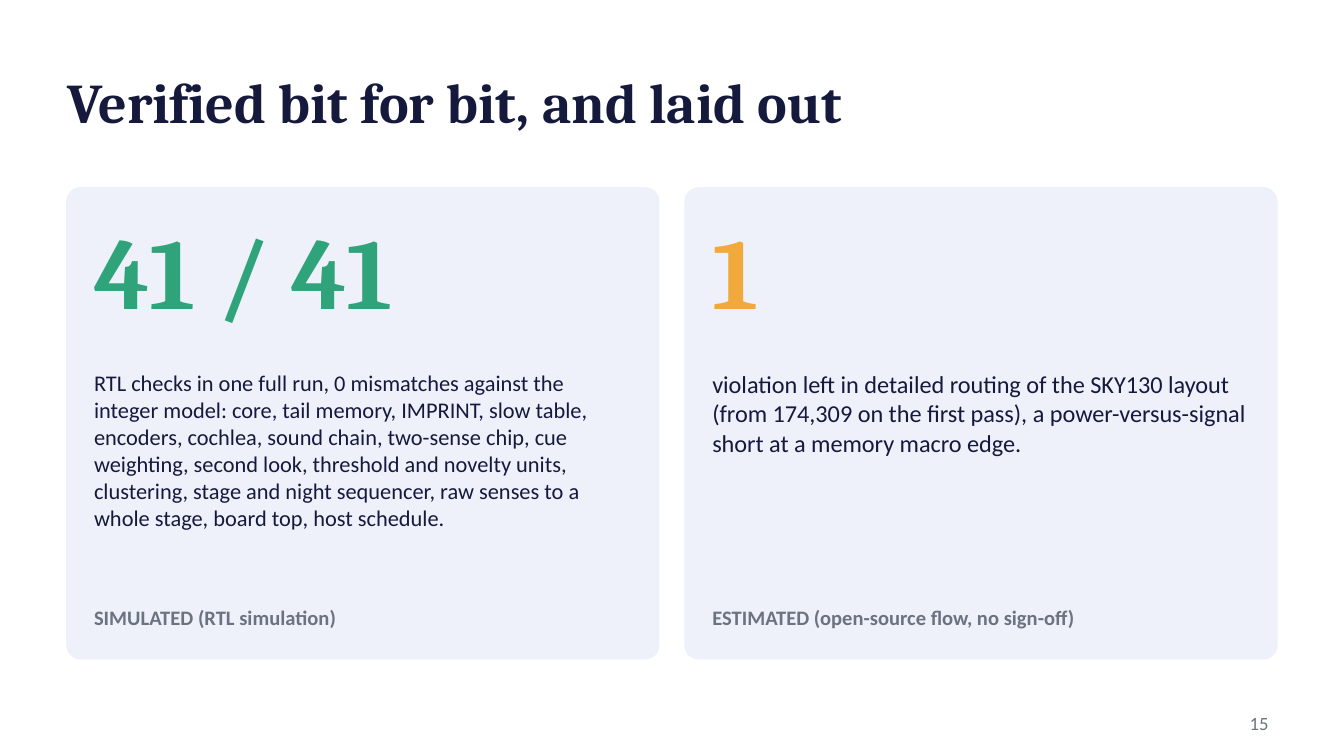
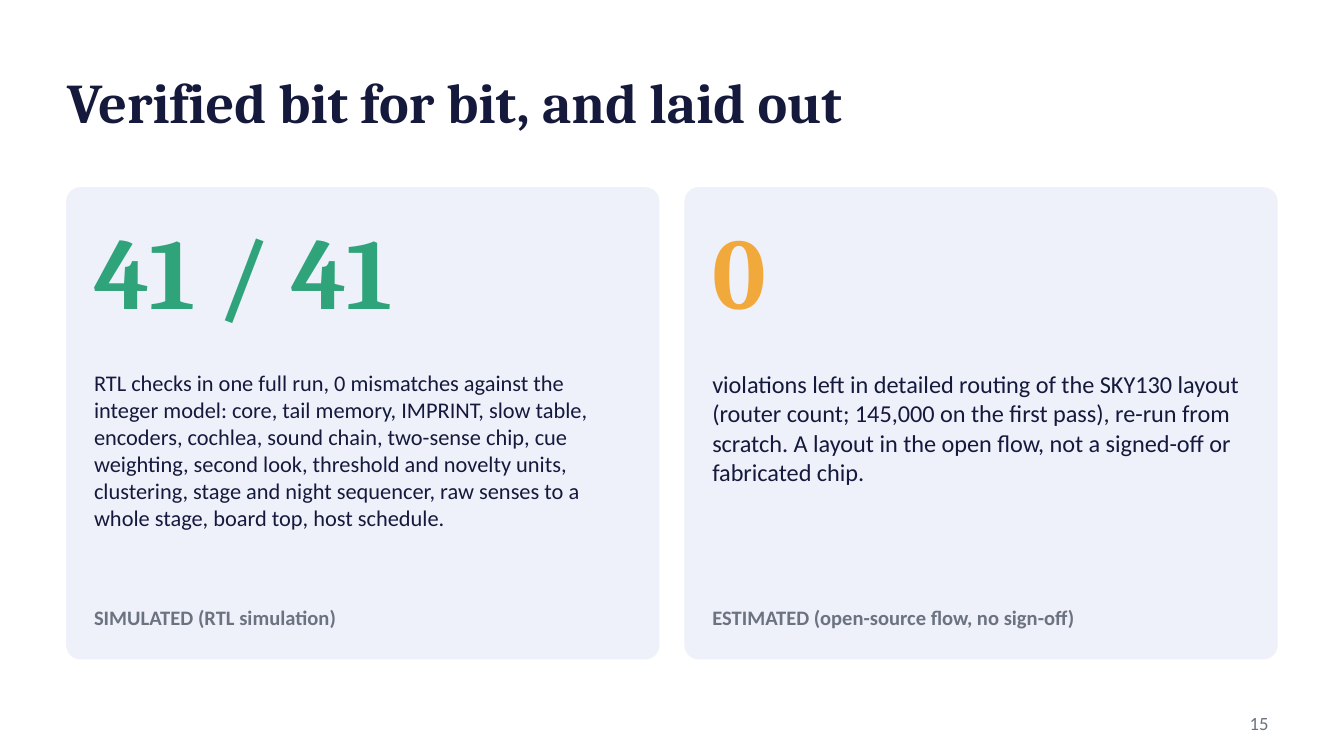
Before and after one commit to kurosaki11op-art/gpu2.0, a slide deck: slide 15 of docs/L_pitch_final.pptx. Drawn at 1344x756 pixels with LibreOffice and Linux fonts; fonts in the diff are those of the drawing. Boxes give left, top, right and bottom in pixels: in the first picture for what was removed or moved away, otherwise in the second. Text is boxed around its words. In the diff, an @@ line names an element or a change of style, - is before the commit and + after.

```diff
--- a/docs/L_pitch_final.pptx
+++ b/docs/L_pitch_final.pptx
@@ text at <box>712,240,766,310</box>: text changed @@
-1
+0
@@ text at <box>712,376,1239,485</box>: text changed @@
-violation left in detailed routing of the SKY130 layout (from 174,309 on the first pass), a power-versus-signal short at a memory macro edge.
+violations left in detailed routing of the SKY130 layout (router count; 145,000 on the first pass), re-run from scratch. A layout in the open flow, not a signed-off or fabricated chip.
```
Also in this commit, not shown: 3 other files.
